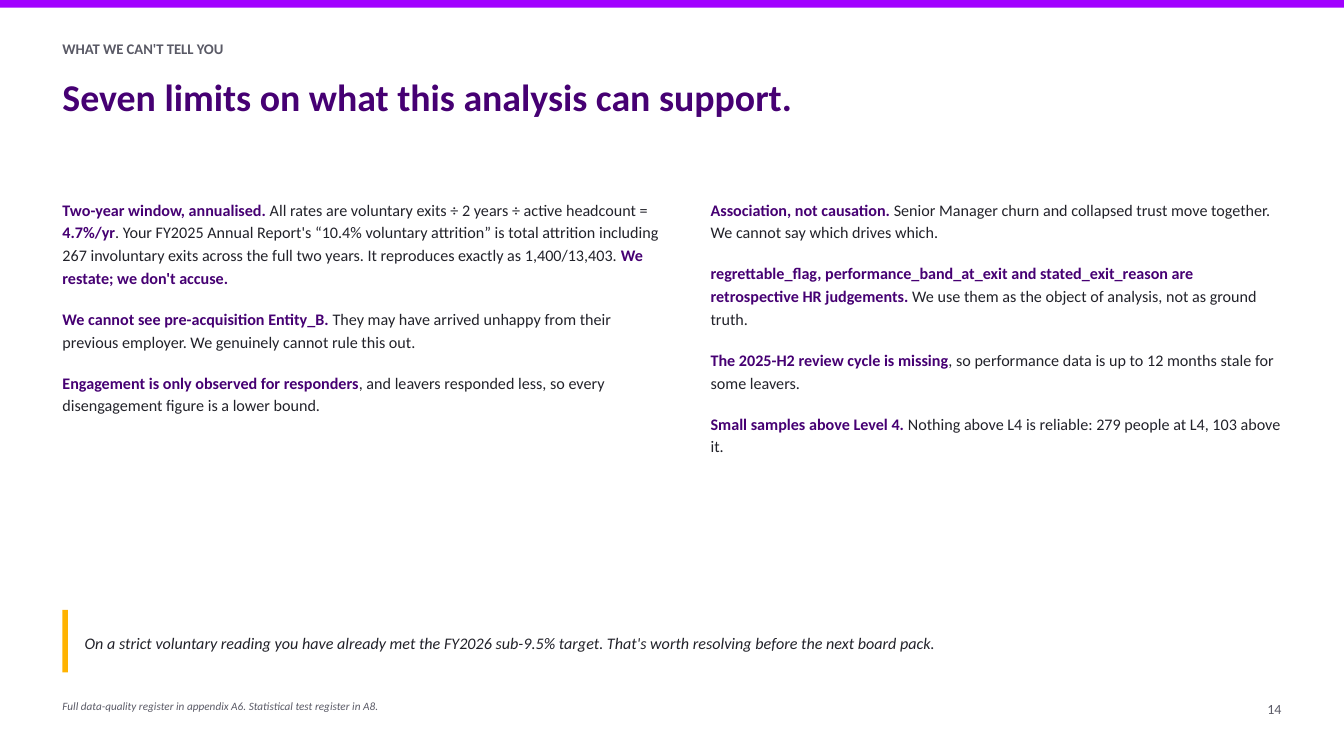
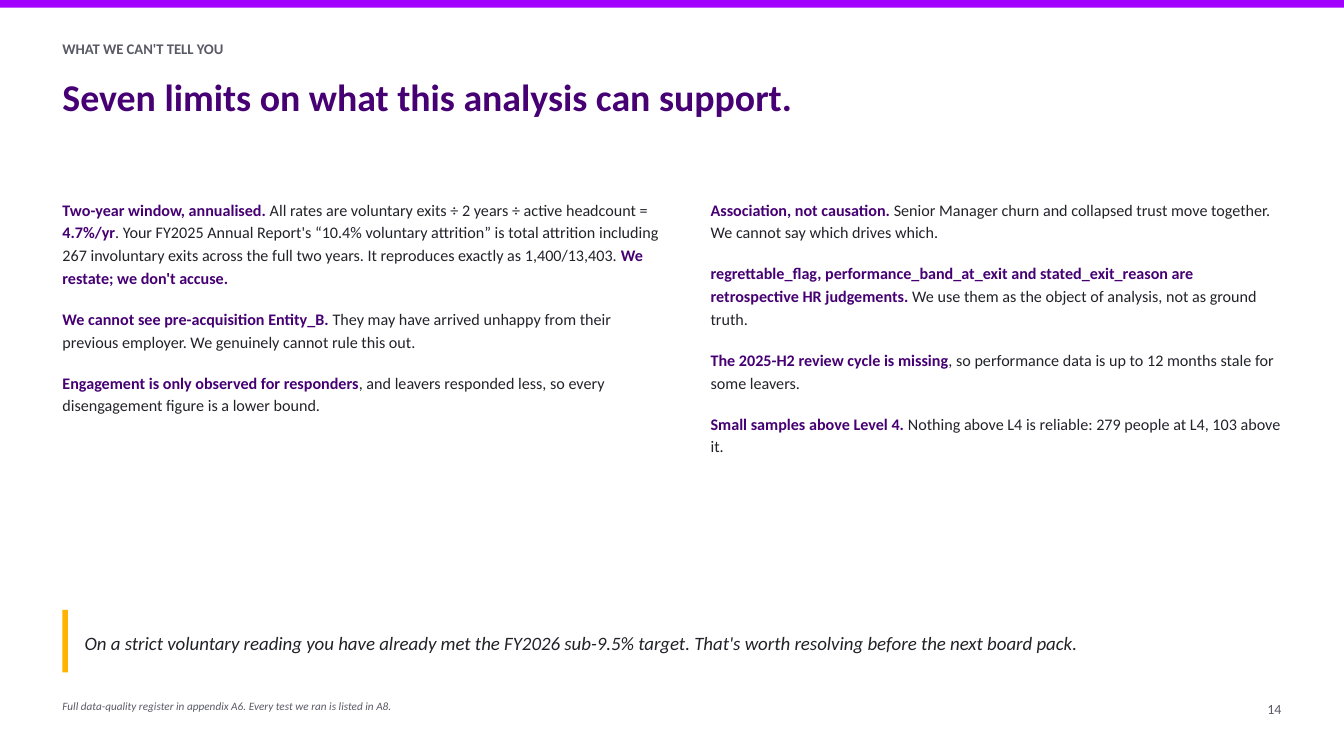
Before and after one commit to athxrva21/subaa_datathon, a slide deck: slide 14 of deck/NovaCorp_deck.pptx. Drawn at 1344x756 pixels with LibreOffice and Linux fonts; fonts in the diff are those of the drawing. Boxes give left, top, right and bottom in pixels: in the first picture for what was removed or moved away, otherwise in the second. Text is boxed around its words. In the diff, an @@ line names an element or a change of style, - is before the commit and + after.

Commit message:
fix(deck): remove statistical jargon from main slides and enlarge callouts

```diff
--- a/deck/NovaCorp_deck.pptx
+++ b/deck/NovaCorp_deck.pptx
@@ text "On a strict voluntary reading ..." at (x1=85, y1=637, x2=1077, y2=654): size 11.5 to 13.5 pt @@
@@ text at (x1=62, y1=702, x2=391, y2=712): text changed @@
-Full data-quality register in appendix A6. Statistical test register in A8.
+Full data-quality register in appendix A6. Every test we ran is listed in A8.
```
Also in this commit, not shown: 11 other slides changed, 6 other files.
